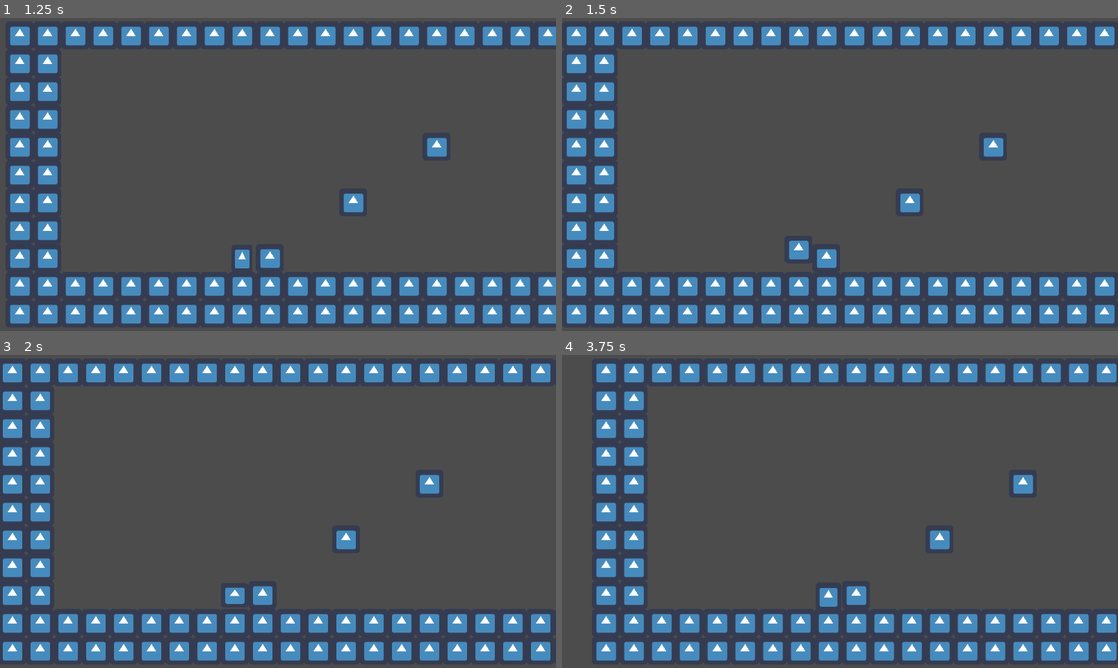
Above: before the commit, frames 1-4 (two rows, left to right).
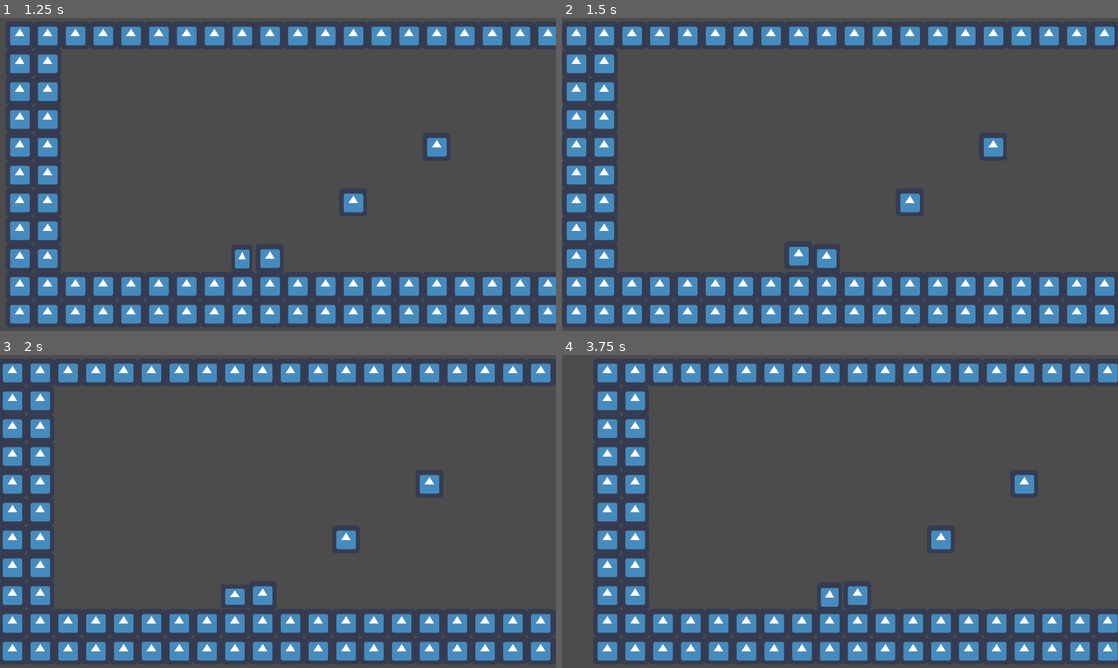
Above: after the commit, the same moments.

Repository: Haerezis/gmtk-gamejam-2022
Game: Godot game, scene res://scenes/test_camera.tscn
Same seed, same stepped clock (60 frames per second), same inputs: the game is played once before the commit and once after it. This scene is started directly instead of the project's main scene. The engine's default icon, where the game draws it, is replaced by a stand-in: a white triangle on a blue panel in a dark square.
Inputs:
- Up to frame 1 (1.25 s): hold D (right) from 0.53 s (still down); hold Space (jump) from 0.53 s (still down)
- Up to frame 2 (1.5 s): keep holding D (right); release Space (jump) at 1.28 s; tap Space (jump) at 1.35 s
- Up to frame 3 (2 s): keep holding D (right); tap Space (jump) at 1.52, 1.82 s
- Up to frame 4 (3.75 s): release D (right) at 2.03 s; hold A (left) 2.03-2.78 s; hold Space (jump) 2.03-2.78 s; hold D (right) from 2.78 s (still down); tap Space (jump) at 2.85, 3.02, 3.32 s; hold Space (jump) from 3.53 s (still down)

Frame 1 is identical in both runs. In frame 2, 0.2% of the frame differs, in the area x 40-45%, y 71-80%; in frame 3, less than 0.1%; in frame 4, 4.5%, in the area x 6-100%, y 2-98%.

Commit message:
added the changes willc made yet to test with the double jump and jump buffer

Diff:
--- a/entities/Player/player.gd
+++ b/entities/Player/player.gd
@@ -5,6 +5,7 @@
 # var a = 2
 # var b = "text"
 var velocity = Vector2.ZERO
+export var shortjumpadjustment = 4
 export var accel = 40 * 60
 export var maxspeed = 400
 export var jump = 150
@@ -43,7 +44,8 @@
 	else :
 		if is_on_floor():
 			velocity.x = move_toward(velocity.x,0,accel * delta * 3)
-
+	if not is_on_floor() and velocity.y < 0 and Input.is_action_just_released("jump") :
+		velocity.y += abs(velocity.y) / shortjumpadjustment
 #handling movement for y axis
 ##jumping when on the ground
 	if Input.is_action_pressed("jump") and is_on_floor() and not jumpbuffer:
